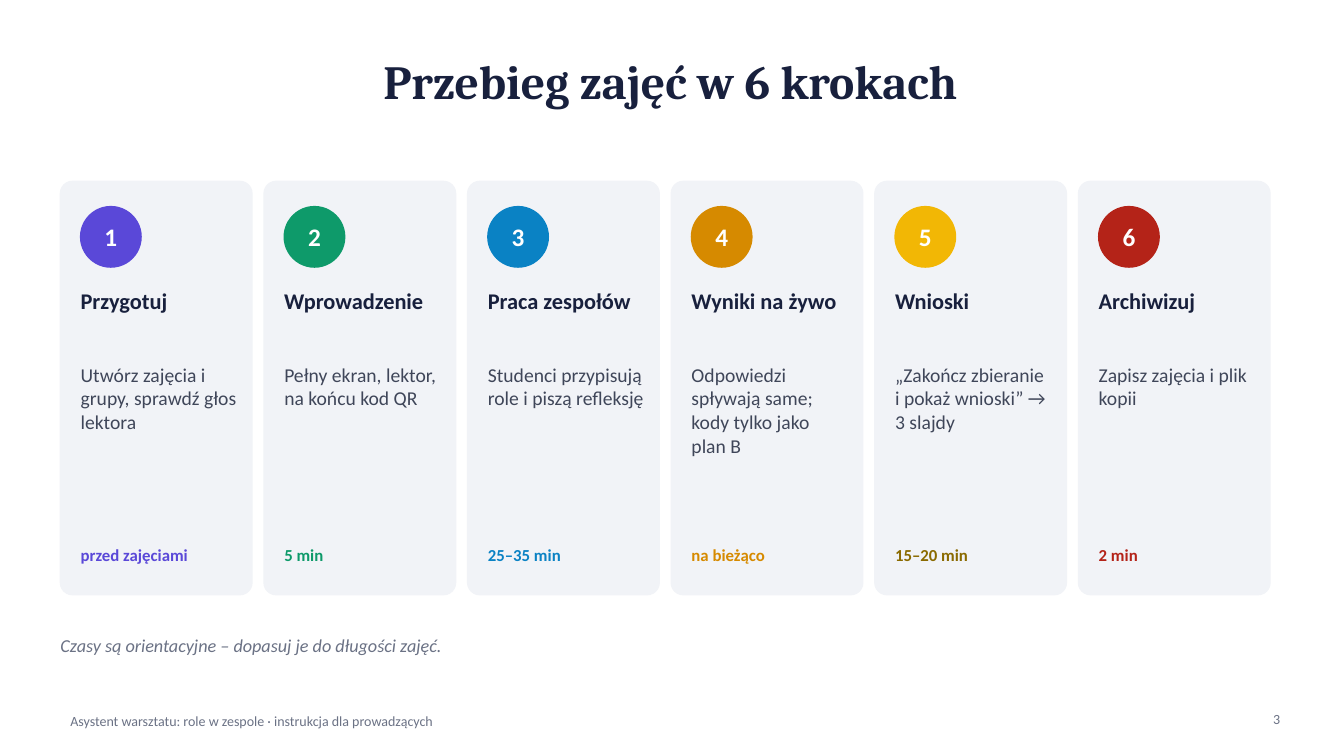
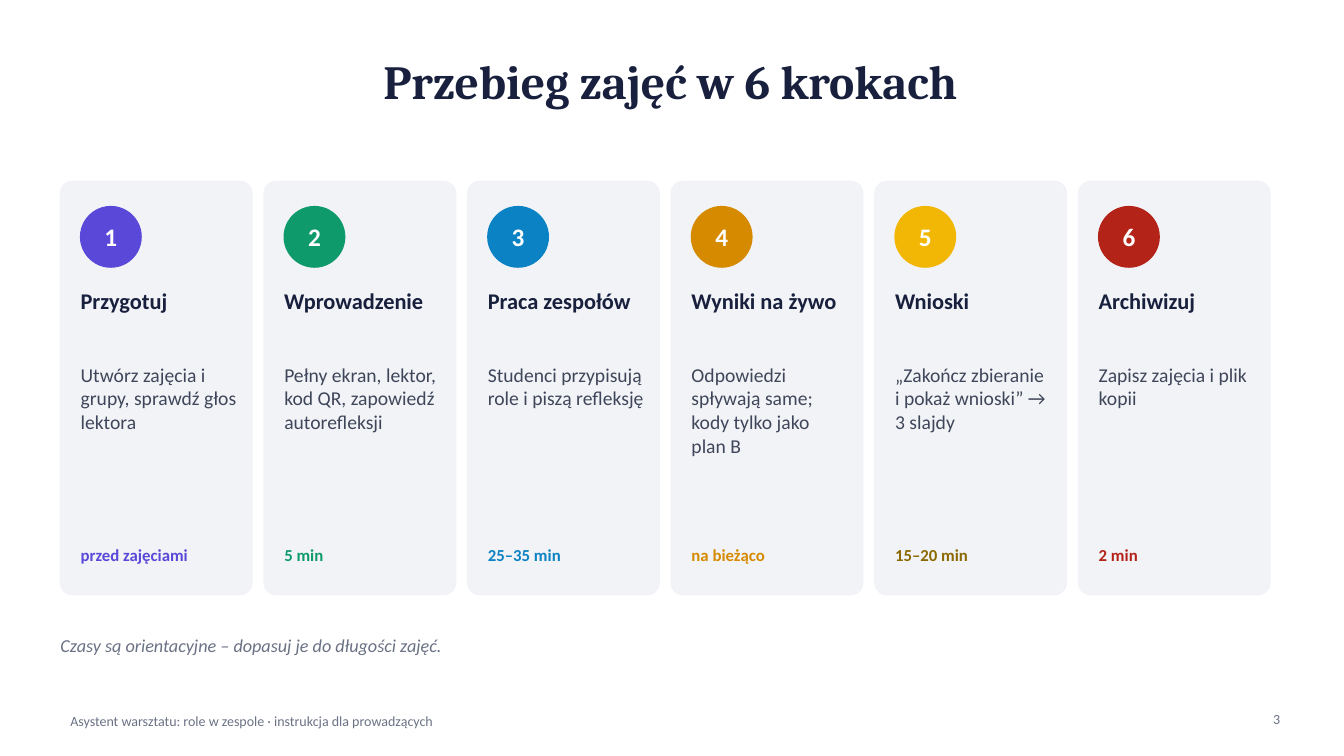
Before and after one commit to lwawrzynek/team-roles-workshop, a slide deck: slide 3 of Instrukcja-dla-prowadzacych.pptx. Drawn at 1344x756 pixels with LibreOffice and Linux fonts; fonts in the diff are those of the drawing. Boxes give left, top, right and bottom in pixels: in the first picture for what was removed or moved away, otherwise in the second. Text is boxed around its words. In the diff, an @@ line names an element or a change of style, - is before the commit and + after.

```diff
--- a/Instrukcja-dla-prowadzacych.pptx
+++ b/Instrukcja-dla-prowadzacych.pptx
@@ text at (284, 368, 436, 433): text changed @@
-Pełny ekran, lektor, na końcu kod QR
+Pełny ekran, lektor, kod QR, zapowiedź autorefleksji
```
Also in this commit, not shown: 2 other slides changed, 1 other file.
